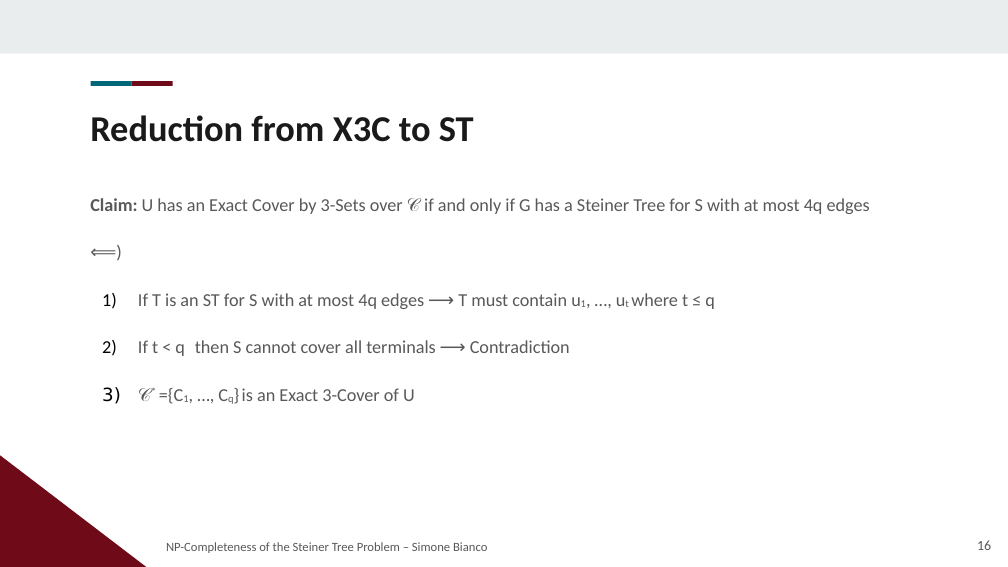
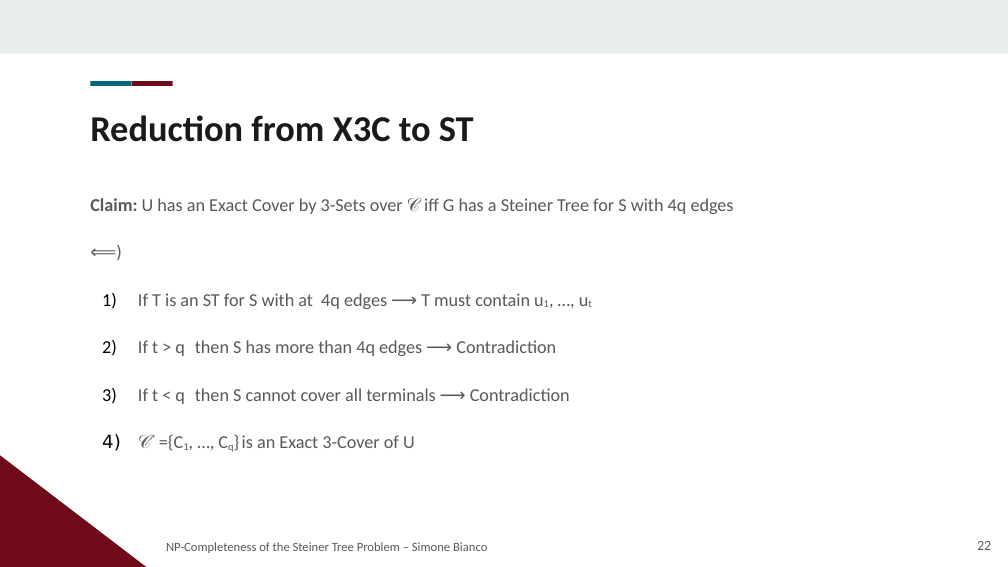
Before and after one commit to Exyss/university-notes, a slide deck: slide 22 of Presentations/Steiner Tree/slides.odp (slide 16 before the commit). Drawn at 1008x567 pixels with LibreOffice and Linux fonts; fonts in the diff are those of the drawing; background and template pictures are left out. Boxes give left, top, right and bottom in pixels: in the first picture for what was removed or moved away, otherwise in the second. Text is boxed around its words. In the diff, an @@ line names an element or a change of style, - is before the commit and + after.

```diff
--- a/Presentations/Steiner Tree/slides.odp
+++ b/Presentations/Steiner Tree/slides.odp
@@ text at [90, 198, 734, 214]: text changed @@
-Claim: U has an Exact Cover by 3-Sets over 𝒞 if and only if G has a Steiner Tree for S with at most 4q edges
+Claim: U has an Exact Cover by 3-Sets over 𝒞 iff G has a Steiner Tree for S with 4q edges
@@ text at [138, 293, 556, 356]: text changed @@
-1) If T is an ST for S with at most 4q edges ⟶ T must contain u1, …, ut where t ≤ q
+1) If T is an ST for S with at 4q edges ⟶ T must contain u1, …, ut
+2) If t > q then S has more than 4q edges ⟶ Contradiction
@@ page number at [977, 541, 991, 550]: text changed @@
-16
+22
```
Also in this commit, not shown: 10 other slides changed, 6 slides added, 17 other files.
